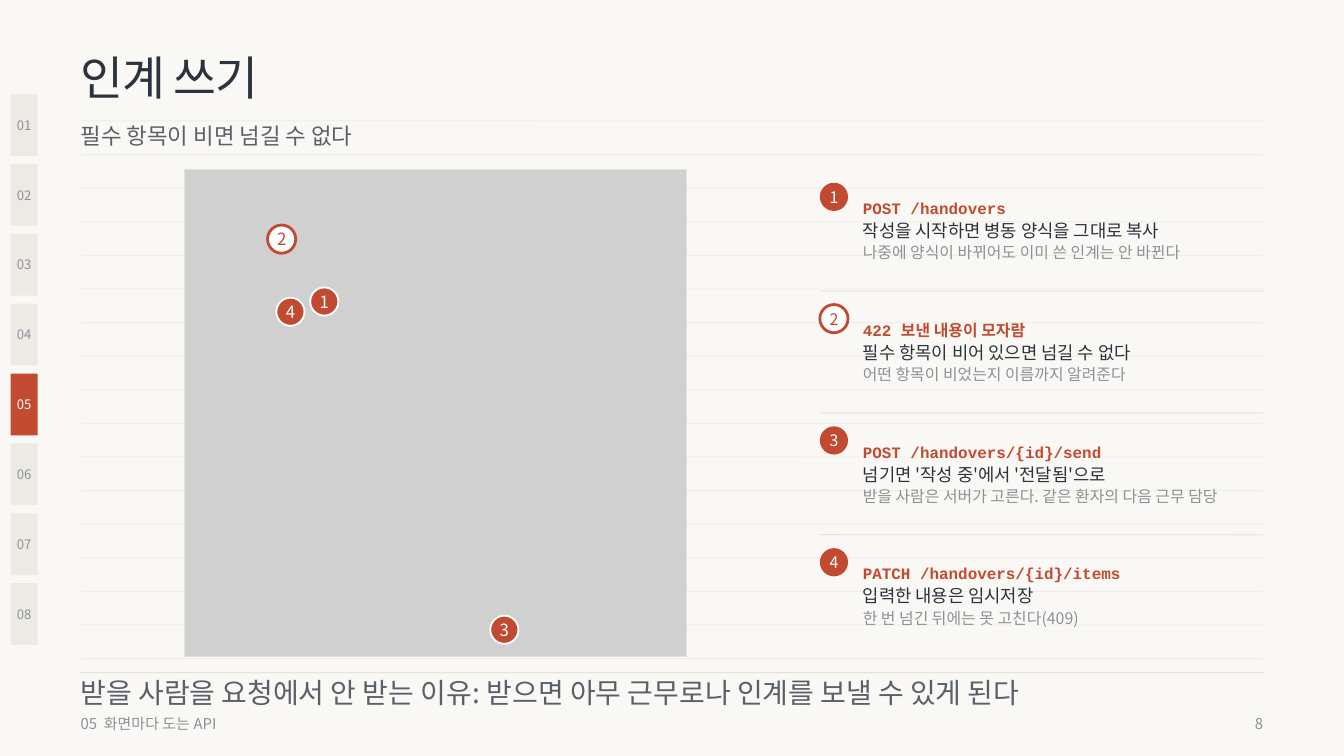
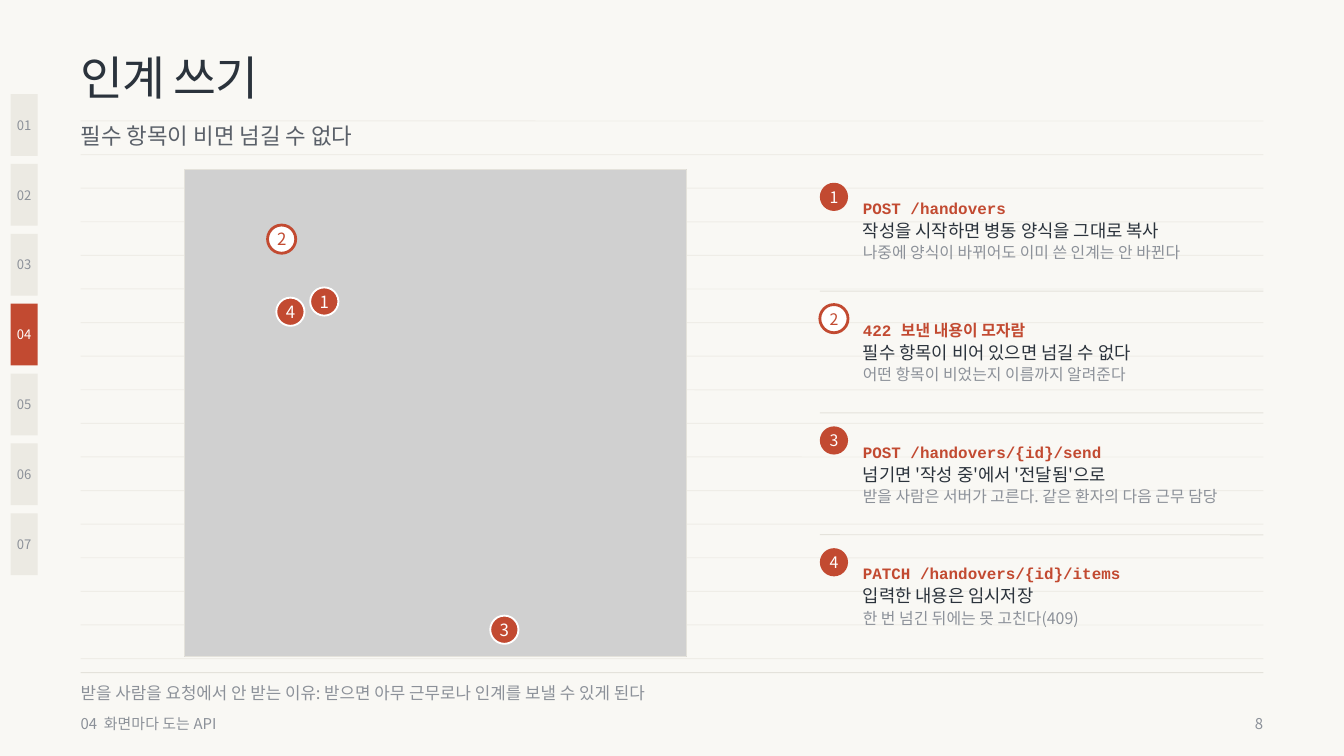
Before and after one commit to wodnjs2020136144/skala-webservice-mini, a slide deck: slide 8 of deliverables/10반_황재원_너와나의인계고리-발표용.pptx. Drawn at 1344x756 pixels with LibreOffice and Linux fonts; fonts in the diff are those of the drawing; grey boxes stand for pictures. Boxes give left, top, right and bottom in pixels: in the first picture for what was removed or moved away, otherwise in the second. Text is boxed around its words. In the diff, an @@ line names an element or a change of style, - is before the commit and + after.

```diff
--- a/deliverables/10반_황재원_너와나의인계고리-발표용.pptx
+++ b/deliverables/10반_황재원_너와나의인계고리-발표용.pptx
@@ text "04" at [17, 329, 31, 339]: text colour #8C9199 to #FFFFFF @@
@@ rectangle: place and size @@
-rectangle at [11, 374, 38, 435]
+rectangle at [11, 304, 38, 366]
@@ text "05" at [17, 399, 31, 409]: text colour #FFFFFF to #8C9199 @@
@@ rectangle: place and size @@
-rectangle at [11, 304, 38, 366]
+rectangle at [11, 374, 38, 435]
@@ rectangle removed at [11, 583, 38, 645] @@
@@ text removed at [17, 609, 31, 619] @@
-08
@@ text "받을 사람을 요청에서 안 받는 ..." at [81, 685, 645, 700]: size 15 to 9 pt, text colour #5A6069 to #8C9199 @@
@@ text at [81, 717, 217, 730]: text changed @@
-05 화면마다 도는 API
+04 화면마다 도는 API
```
Also in this commit, not shown: 17 other slides changed, 7 other files.
